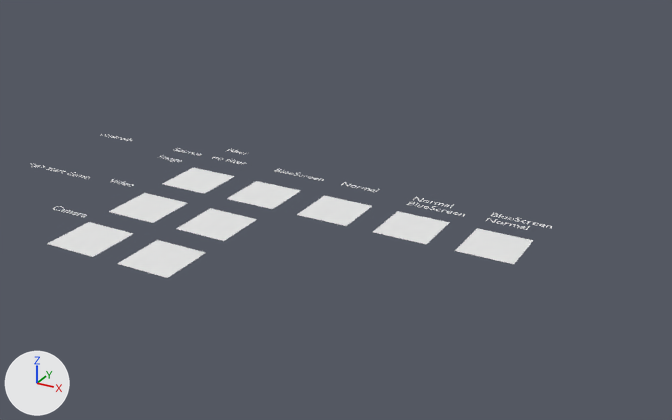
The Blender file src/main/blender/DynamicTextureDemo 2.0.blend, before and after one commit.
One viewpoint serves both versions: a 50 mm lens placed at (18.8, -26.7, 13.4), pointed at (4.4, -0.6, 0.3). Arrows for +X, +Y and +Z are at lower left; the lights stay in place.

The first picture shows 'Plane.Image.blueScreen', 'Plane.Image.blueScreen.normal', 'Plane.Image.normal', 'Plane.Image.normal.blueScreen', 'Plane.camera', 'Plane.camera.blueScreen', 'Plane.image', 'Plane.video', 'Plane.video.blueScreen', 'Text.Camera', 'Text.blueScreen', 'Text.blueScreen.001', 'Text.blueScreen.normal', 'Text.filter', 'Text.no_filter', 'Text.normal.blueScreen', 'video.manual'.
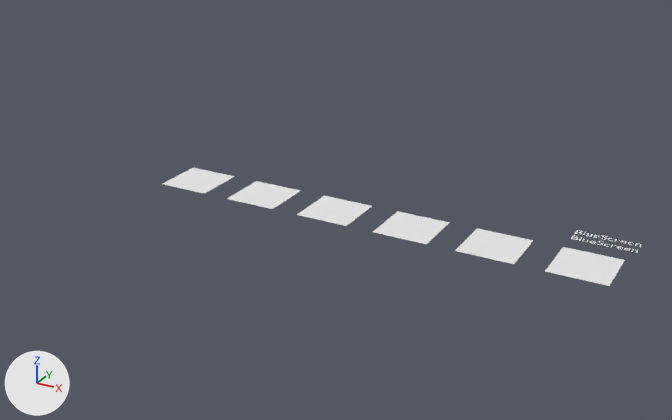
Commit message: Added a demonstration of multiple filters.
Added a demonstration of  the same filter twice with different parameters.

Boxes (x1, y1, x2, y2) around the edits, measured in the pictures (672 x 420 px):
```json
{"object": "Plane.Image.blueScreen.blueScreen", "change": "added", "after": [545, 247, 625, 286]}
{"object": "Plane.camera.blueScreen", "change": "hidden", "before": [117, 240, 206, 278]}
{"object": "Plane.camera", "change": "hidden", "before": [47, 222, 133, 257]}
{"object": "Plane.video.blueScreen", "change": "hidden", "before": [176, 208, 257, 241]}
{"object": "Plane.video", "change": "hidden", "before": [109, 193, 187, 223]}
{"object": "Text.blueScreen.blueScreen", "change": "added", "after": [571, 230, 641, 253]}
{"object": "Text.blueScreen.normal", "change": "hidden", "before": [486, 213, 552, 230]}
{"object": "Text.normal.blueScreen", "change": "hidden", "before": [407, 197, 465, 216]}
{"object": "video.manual", "change": "hidden", "before": [31, 164, 90, 179]}
{"object": "Text.Camera", "change": "hidden", "before": [53, 206, 87, 217]}
{"object": "Text.blueScreen", "change": "hidden", "before": [275, 169, 324, 181]}
{"object": "Text.blueScreen.001", "change": "hidden", "before": [341, 182, 380, 192]}
{"object": "Text.controlls", "change": "hidden", "before": [101, 134, 132, 141]}
{"object": "Text.no_filter", "change": "hidden", "before": [212, 157, 247, 164]}
{"object": "Text.video", "change": "hidden", "before": [111, 179, 133, 187]}
{"object": "Text.image", "change": "hidden", "before": [158, 155, 182, 162]}
{"object": "Text.filter", "change": "hidden", "before": [227, 149, 249, 155]}
```

Scene script edits in JSON lines:
```json
{"op": "add", "block": "mat_image_bluescreen_bluescreen", "code": ["mat_image_bluescreen_bluescreen = diffuse_material('Image.blueScreen.blueScreen')", "mat_image_bluescreen_bluescreen.base_color = (0.8, 0.8, 0.8)  # white #e7e7e7"]}
{"op": "add", "block": "me_plane_image_bluescreen_bluescreen", "code": ["me_plane_image_bluescreen_bluescreen = bpy.data.meshes.new('Plane.Image.blueScreen.blueScreen')", "me_plane_image_bluescreen_bluescreen.from_pydata([(-1.0, -1.0, 0.0), (1.0, -1.0, 0.0), (-1.0, 1.0, 0.0), (1.0, 1.0, 0.0)], [], [(0, 1, 3, 2)])", "me_plane_image_bluescreen_bluescreen.materials.append(mat_image_bluescreen_bluescreen)  # its picture is missing"]}
{"op": "add", "block": "txt_text_bluescreen_bluescreen", "code": ["txt_text_bluescreen_bluescreen = bpy.data.curves.new('Text.blueScreen.blueScreen', 'FONT')", "txt_text_bluescreen_bluescreen.body = 'BlueScreen\\nBlueScreen'", "txt_text_bluescreen_bluescreen.materials.append(mat_text)  # white #e7e7e7"]}
{"op": "add", "block": "ob_text_bluescreen", "code": "ob_text_bluescreen.hide_set(True)"}
{"op": "add", "block": "ob_text_bluescreen_001", "code": "ob_text_bluescreen_001.hide_set(True)"}
{"op": "add", "block": "ob_text_bluescreen_normal", "code": "ob_text_bluescreen_normal.hide_set(True)"}
{"op": "add", "block": "ob_text_camera", "code": "ob_text_camera.hide_set(True)"}
{"op": "add", "block": "ob_text_controlls", "code": "ob_text_controlls.hide_set(True)"}
{"op": "add", "block": "ob_text_filter", "code": "ob_text_filter.hide_set(True)"}
{"op": "add", "block": "ob_text_image", "code": "ob_text_image.hide_set(True)"}
{"op": "add", "block": "ob_text_no_filter", "code": "ob_text_no_filter.hide_set(True)"}
{"op": "add", "block": "ob_text_normal_bluescreen", "code": "ob_text_normal_bluescreen.hide_set(True)"}
{"op": "add", "block": "ob_text_video", "code": "ob_text_video.hide_set(True)"}
{"op": "add", "block": "ob_video_manual", "code": "ob_video_manual.hide_set(True)"}
{"op": "add", "block": "ob_plane_camera_bluescreen", "code": "ob_plane_camera_bluescreen.hide_set(True)  # its collection is switched off"}
{"op": "add", "block": "ob_plane_camera", "code": "ob_plane_camera.hide_set(True)  # its collection is switched off"}
{"op": "add", "block": "ob_plane_video_bluescreen", "code": "ob_plane_video_bluescreen.hide_set(True)  # its collection is switched off"}
{"op": "add", "block": "ob_plane_video", "code": "ob_plane_video.hide_set(True)  # its collection is switched off"}
{"op": "add", "block": "ob_plane_image_bluescreen_bluescreen", "code": ["ob_plane_image_bluescreen_bluescreen = bpy.data.objects.new('Plane.Image.blueScreen.blueScreen', me_plane_image_bluescreen_bluescreen)", "ob_plane_image_bluescreen_bluescreen.location = (13.0, 0.0, 0.0)"]}
{"op": "add", "block": "ob_text_bluescreen_bluescreen", "code": ["ob_text_bluescreen_bluescreen = bpy.data.objects.new('Text.blueScreen.blueScreen', txt_text_bluescreen_bluescreen)", "ob_text_bluescreen_bluescreen.location = (12.0, 2.2, 0.0)", "ob_text_bluescreen_bluescreen.scale = (0.5, 0.5, 0.5)"]}
```
